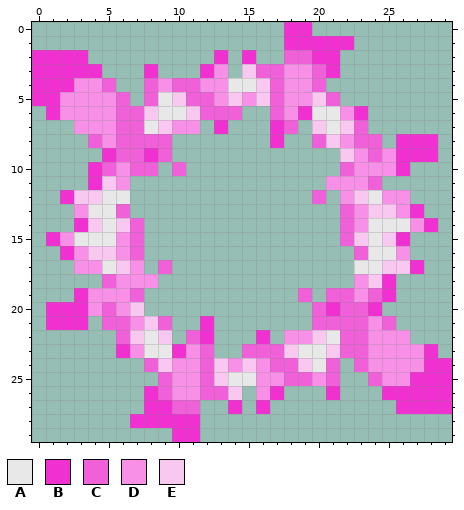
Two states of a pixel-art sprite, Sprites/Effects/Buster/BNP1E0.png. The first picture shows the starting point.
The file is 30x30 pixels.
Palette (. is transparent): A #e8e8e8  B #f030d0  C #f060d8  D #f890e8  E #f8c8f0
Pixels before, first column x 0:
 0 ..................BB..........
 1 ..................BBBBB.......
 2 BBBB.........B.B..CCBB........
 3 BBBBB...B...BD.ECCDDCB........
 4 BBBDDC..CDCCDDAAECDDC.........
 5 BBDDDDC.CAECCDEDECDDEC........
 6 .BDDDDCCEAAECCC..CDBAADB......
 7 ...DDDCCAEDD.B...BC.EAEC......
 8 ....CDCCCC.......B..CEDCC.BBB.
 9 .....BCCBC............EDCDBBB.
10 ....BCDCC.C...........CDDDB...
11 ....BED..............DDDC.....
12 ..BEEAA.............C.DEADD...
13 ...DAAC...............CDEEDB..
14 ...BEAEC..............CDAAADB.
15 .BDAAADC..............CEAEB...
16 ..BDEEDC...............CAAD...
17 ...DDAED.C.............AAEEB..
18 .....CDDD..............DEB....
19 ...BDDDC...........C.CCDCB....
20 .BBBDCDE............CBCCB.....
21 .BBB.CCDEC..B.......CCCCDC....
22 ......CEAE.CB...B.DDEACCDDD...
23 ......BDAABDC..CCCEAAECCDDDDB.
24 ........CEDDCEDEDCCEAC.CDDDDBB
25 .........CDDCEAADDCCDC..CDDBBB
26 ........BCDDCCE.DB...B...BBBBB
27 ........BBCC..B.B.........BBBB
28 .......BBBBB..................
29 ..........BB..................
Once edited:
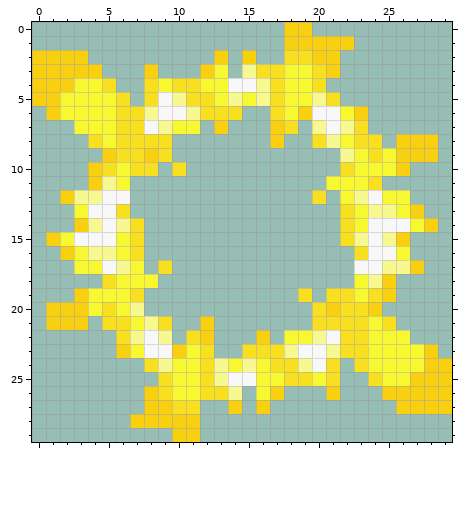
Difference:
colour A: #e8e8e8 -> #f8f8f8
colour B: #f030d0 -> #f8d010
colour C: #f060d8 -> #f8e020
colour D: #f890e8 -> #f8f830
colour E: #f8c8f0 -> #f8f890
